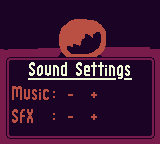
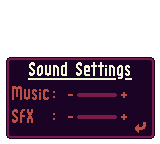
The second (160, 144) image is a revision of the first. Changes to its layers:
added group "Layer Group #1" with 8 layers above "Layer #1" over [77, 78, 146, 133]
moved "Layer #4" into group "Layer Group #1", painted on it over [77, 92, 146, 133]
painted on "Layer #1" over [5, 57, 155, 140]
hid "Background" over [0, 0, 160, 144]
